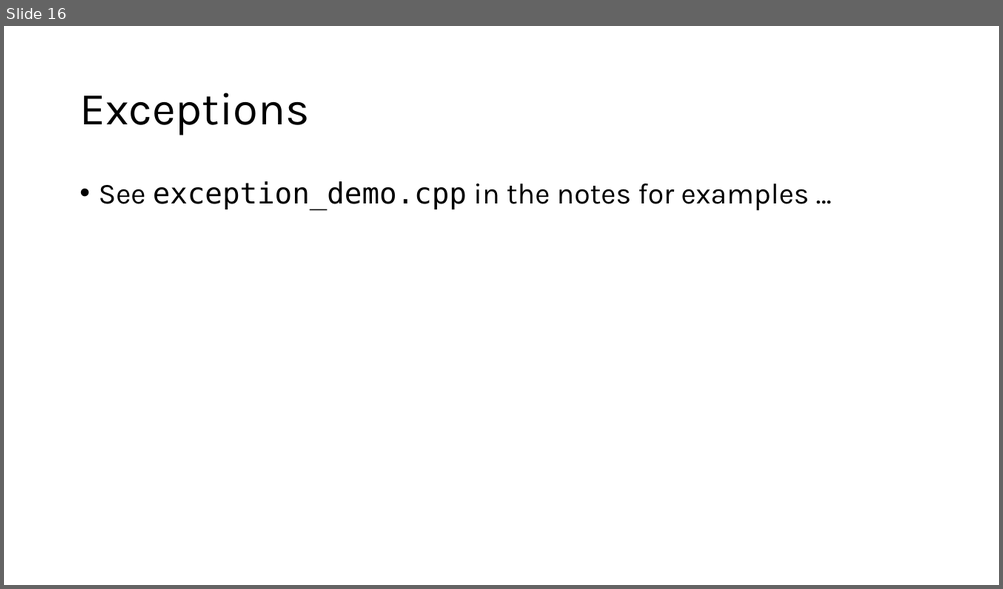
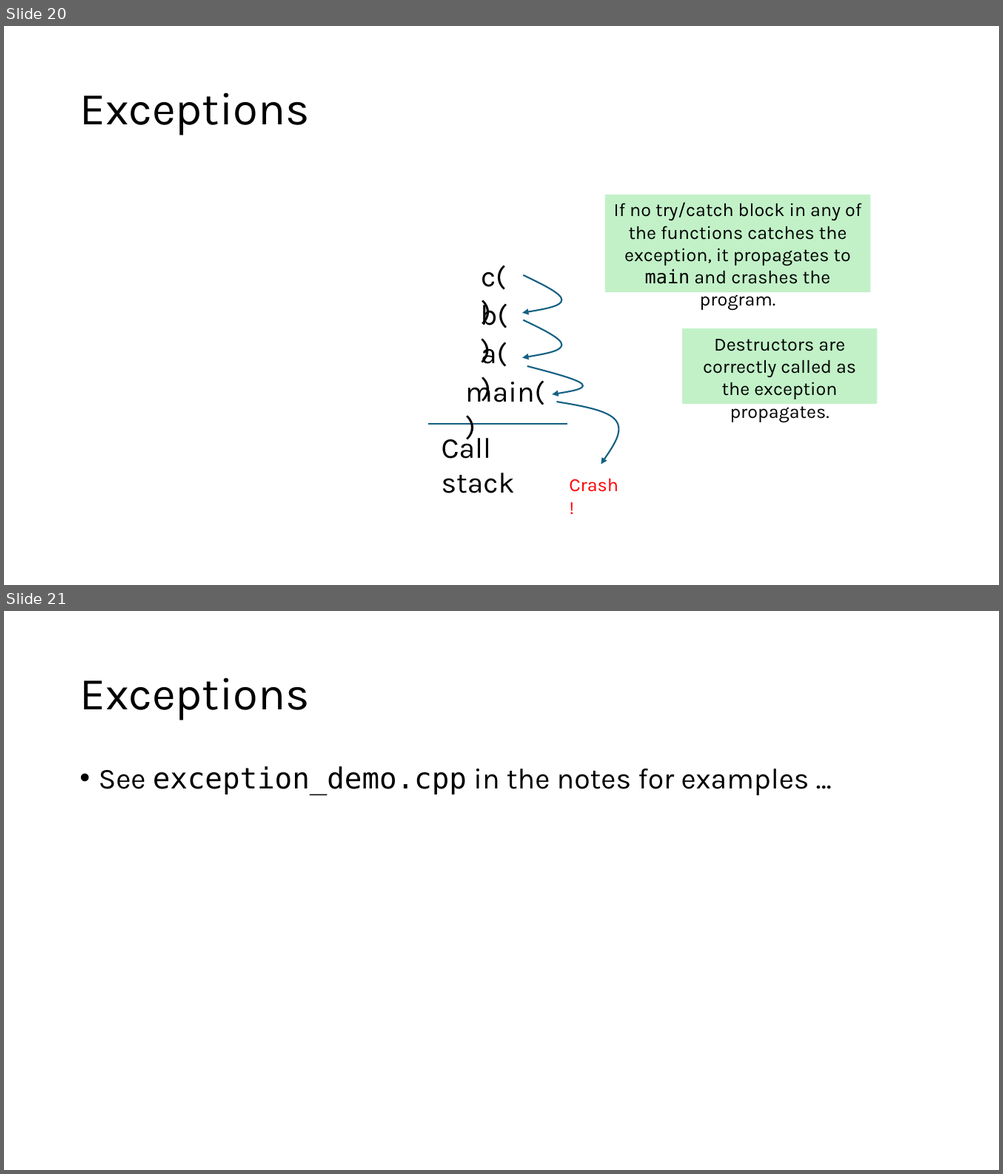
Before and after one commit to tjd1234/cmpt125spring2026, a slide deck: notes/week8/week8.pptx. Shown one above the other, each under a label of ours: slide 16 before the commit, slides 20 and 21 after it. The pictures are 1003x589 and 1003x1174 pixels, drawn with LibreOffice and Linux fonts; fonts in the diff are those of the drawing. Boxes give left, top, right and bottom in pixels: in the first picture for what was removed or moved away, otherwise in the second. Text is boxed around its words. In the diff, an @@ line names an element or a change of style, - is before the commit and + after.

```diff
--- a/notes/week8/week8.pptx
+++ b/notes/week8/week8.pptx
@@ slide 20 added at (4, 26, 999, 585), background #FFFFFF @@
@@ title added at (79, 93, 309, 136), 44 pt, text #000000 @@
+Exceptions
@@ rectangle added at (605, 195, 871, 292), fill #C2F1C8, 18 pt, text #000000 @@
+If no try/catch block in any of the functions catches the exception, it propagates to main and crashes the program.
@@ text added at (481, 265, 506, 290), 28 pt, text #000000 @@
+c()
@@ freeform shape added at (523, 275, 562, 313), outline #156082 1.5 pt @@
@@ text added at (480, 300, 507, 329), 28 pt, text #000000 @@
+b()
@@ freeform shape added at (523, 320, 562, 358), outline #156082 1.5 pt @@
@@ rectangle added at (683, 329, 877, 404), fill #C2F1C8, 18 pt, text #000000 @@
+Destructors are correctly called as the exception propagates.
@@ text added at (481, 338, 506, 367), 28 pt, text #000000 @@
+a()
@@ text added at (465, 377, 544, 406), 28 pt, text #000000 @@
+main()
@@ freeform shape added at (527, 366, 582, 395), outline #156082 1.5 pt @@
@@ freeform shape added at (557, 402, 619, 465), outline #156082 1.5 pt @@
@@ line added from (429, 424) to (567, 424), #156082 1.5 pt @@
@@ text added at (441, 432, 515, 494), 28 pt, text #000000 @@
+Call stack
@@ text added at (569, 478, 618, 492), 18 pt, text #FF0000 @@
+Crash!
@@ what was slide 16 is now slide 21 @@
```
Also in this commit, not shown: 4 other slides added.
